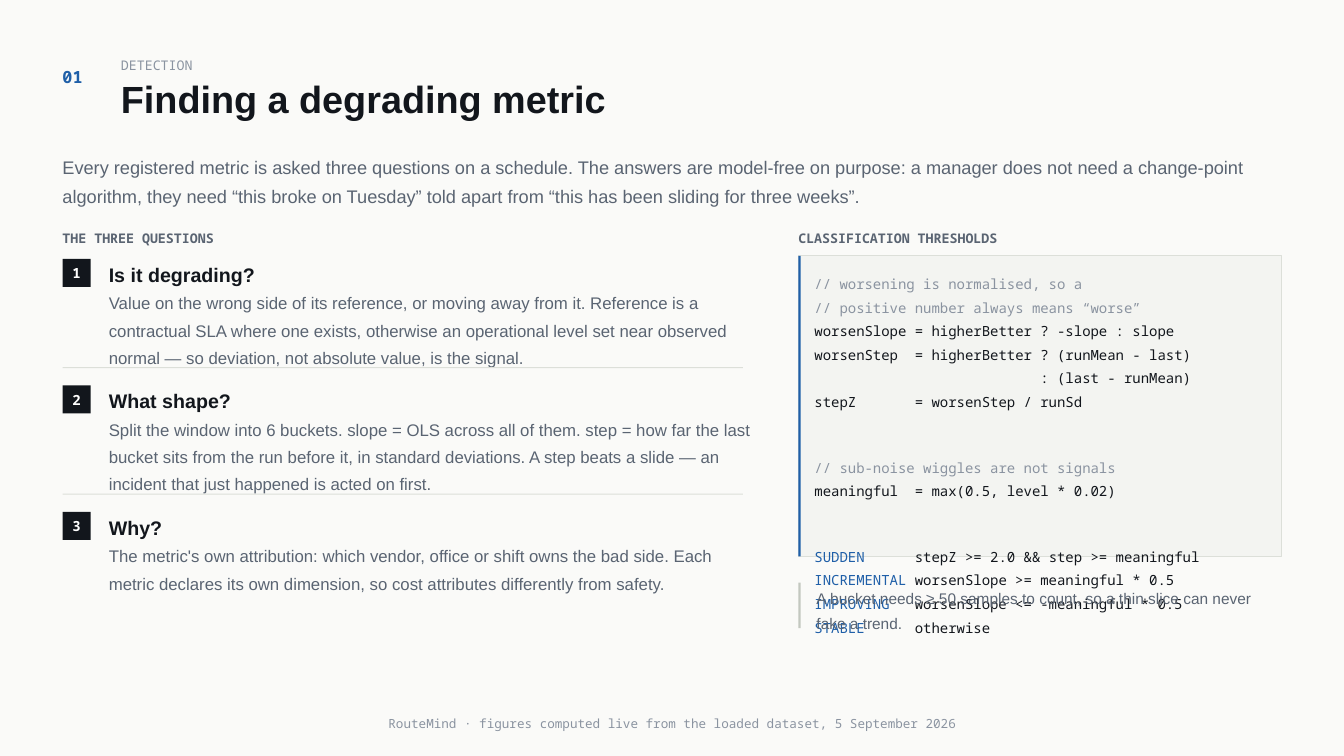
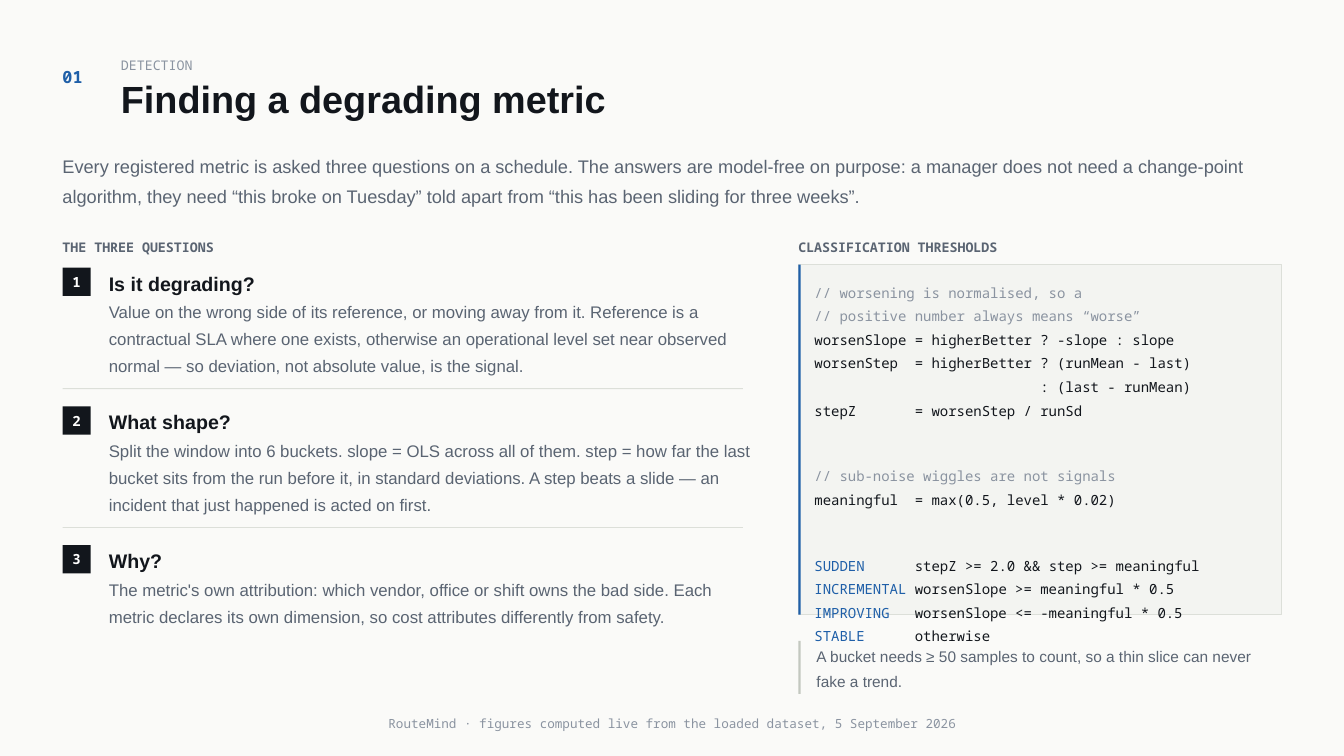
Before and after one commit to VishnuGupta16/routemind-service, a slide deck: slide 3 of docs/routemind-demo-deck.pptx. Drawn at 1344x756 pixels with LibreOffice and Linux fonts; fonts in the diff are those of the drawing. Boxes give left, top, right and bottom in pixels: in the first picture for what was removed or moved away, otherwise in the second. Text is boxed around its words. In the diff, an @@ line names an element or a change of style, - is before the commit and + after.

```diff
--- a/docs/routemind-demo-deck.pptx
+++ b/docs/routemind-demo-deck.pptx
@@ 2 texts, 1 rectangle moved together from (x1=62, y1=233, x2=998, y2=287) to (x1=62, y1=242, x2=998, y2=296) @@
@@ text "Is it degrading?" moved from (x1=109, y1=267, x2=255, y2=286) to (x1=109, y1=276, x2=255, y2=295) @@
@@ rectangle resized from (x1=799, y1=256, x2=1281, y2=557) to (x1=799, y1=265, x2=1281, y2=615) @@
@@ rectangle resized from (x1=799, y1=256, x2=801, y2=557) to (x1=799, y1=265, x2=801, y2=615) @@
@@ text "Value on the wrong side ..." moved from (x1=109, y1=297, x2=727, y2=367) to (x1=109, y1=306, x2=727, y2=376) @@
@@ text "// worsening is normalised, so ..." moved from (x1=814, y1=278, x2=1200, y2=633) to (x1=814, y1=287, x2=1200, y2=641) @@
@@ rectangle moved from (x1=63, y1=367, x2=743, y2=368) to (x1=63, y1=388, x2=743, y2=389) @@
@@ rectangle "2" moved from (x1=63, y1=385, x2=91, y2=413) to (x1=63, y1=406, x2=91, y2=435) @@
@@ text "What shape?" moved from (x1=109, y1=393, x2=231, y2=412) to (x1=109, y1=414, x2=231, y2=433) @@
@@ text "Split the window into 6 ..." moved from (x1=109, y1=424, x2=750, y2=494) to (x1=109, y1=445, x2=750, y2=515) @@
@@ rectangle moved from (x1=63, y1=494, x2=743, y2=495) to (x1=63, y1=527, x2=743, y2=528) @@
@@ rectangle "3" moved from (x1=63, y1=512, x2=91, y2=540) to (x1=63, y1=545, x2=91, y2=574) @@
@@ text "Why?" moved from (x1=109, y1=520, x2=162, y2=539) to (x1=109, y1=553, x2=162, y2=572) @@
@@ text "The metric's own attribution: which ..." moved from (x1=109, y1=550, x2=712, y2=594) to (x1=109, y1=584, x2=712, y2=627) @@
@@ rectangle resized from (x1=799, y1=583, x2=801, y2=628) to (x1=799, y1=641, x2=801, y2=695) @@
@@ text "A bucket needs ≥ 50 ..." moved from (x1=816, y1=593, x2=1251, y2=632) to (x1=816, y1=651, x2=1251, y2=687) @@
```
Also in this commit, not shown: 12 other slides changed, 1 other file.
